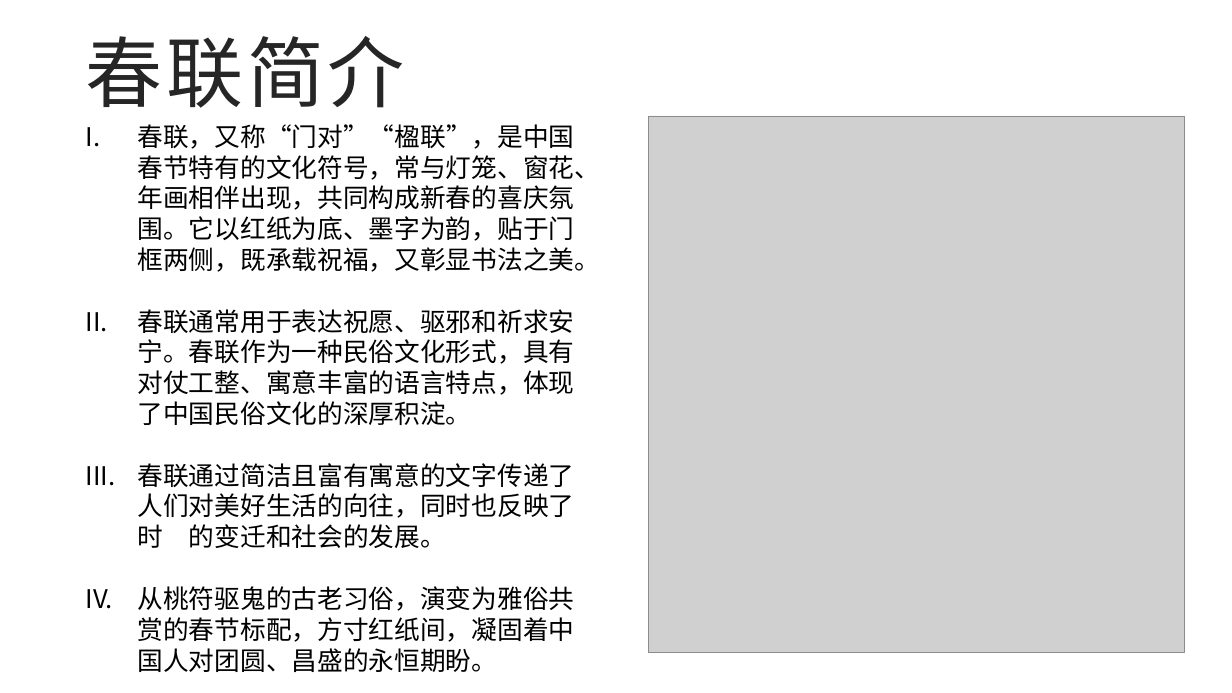
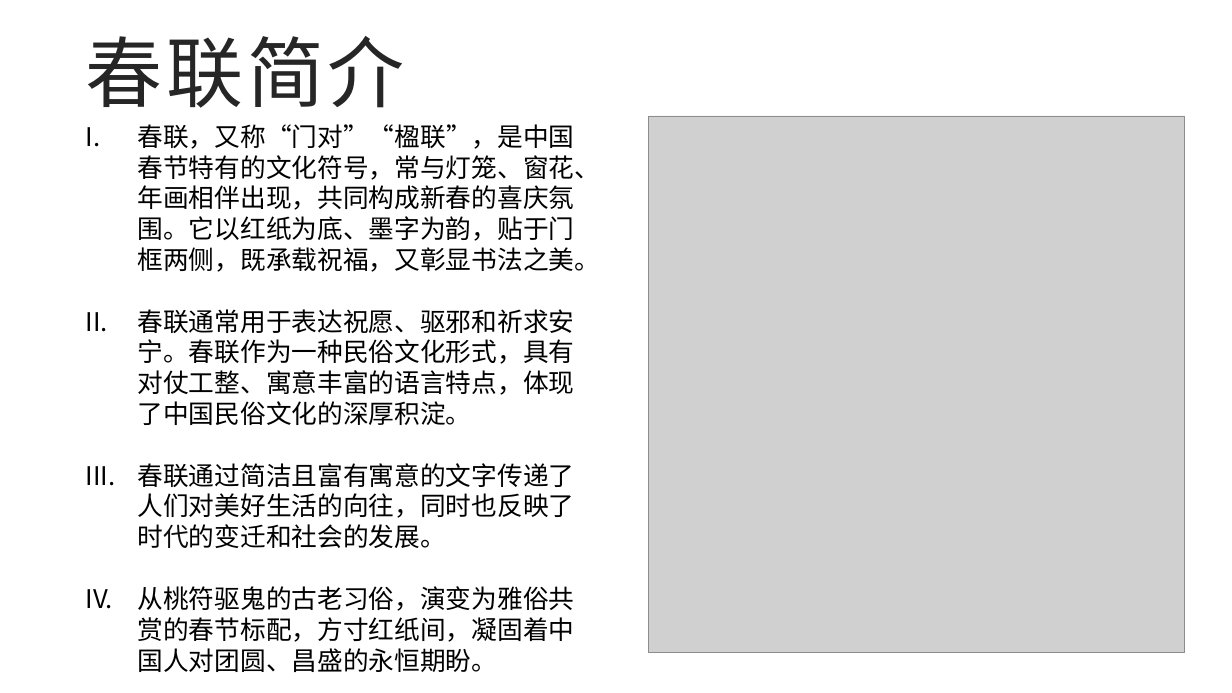
Before and after one commit to GEJISO/gejiso.github.io, a slide deck: slide 5 of downloads/对联.pptx. Drawn at 1232x693 pixels with LibreOffice and Linux fonts; fonts in the diff are those of the drawing; grey boxes stand for pictures; background and template pictures are left out. Boxes give left, top, right and bottom in pixels: in the first picture for what was removed or moved away, otherwise in the second. Text is boxed around its words. In the diff, an @@ line names an element or a change of style, - is before the commit and + after.

```diff
--- a/downloads/对联.pptx
+++ b/downloads/对联.pptx
@@ text at [138,463,575,548]: text colour #FFFFFF to #0D0D0D in "春联通过简洁且富有寓意的文字传递了人们对美好生活的向往，同时也反映了时代的变迁和社会的发展。" @@
```
Also in this commit, not shown: 1 other slide changed.
